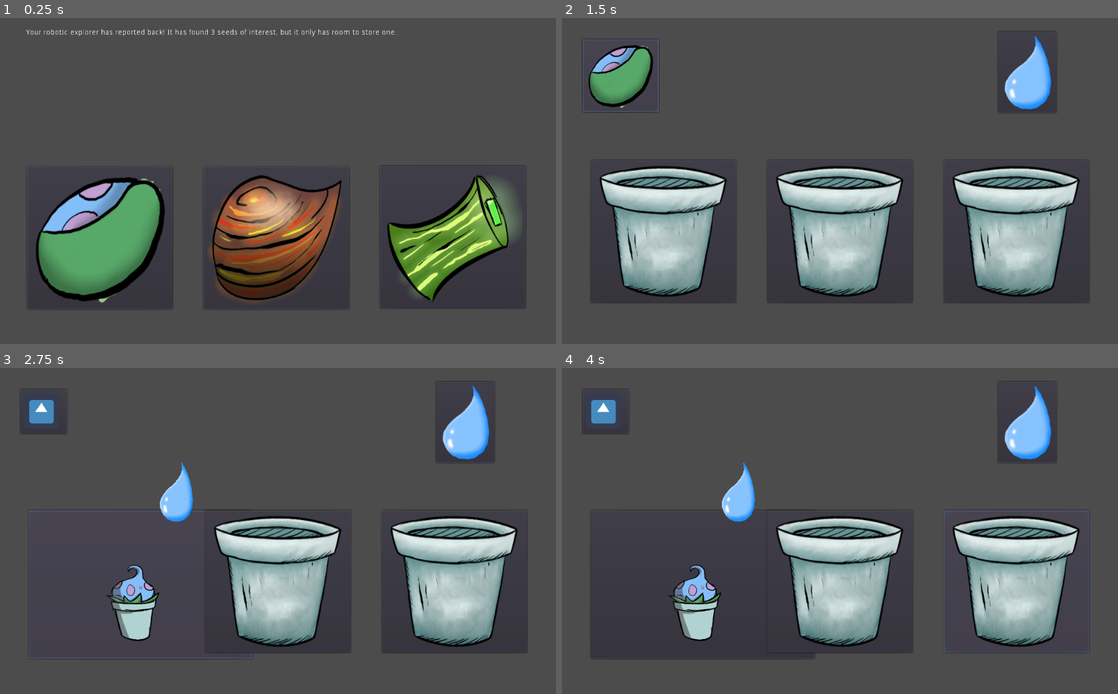
Above: before the commit, frames 1-4 (two rows, left to right).
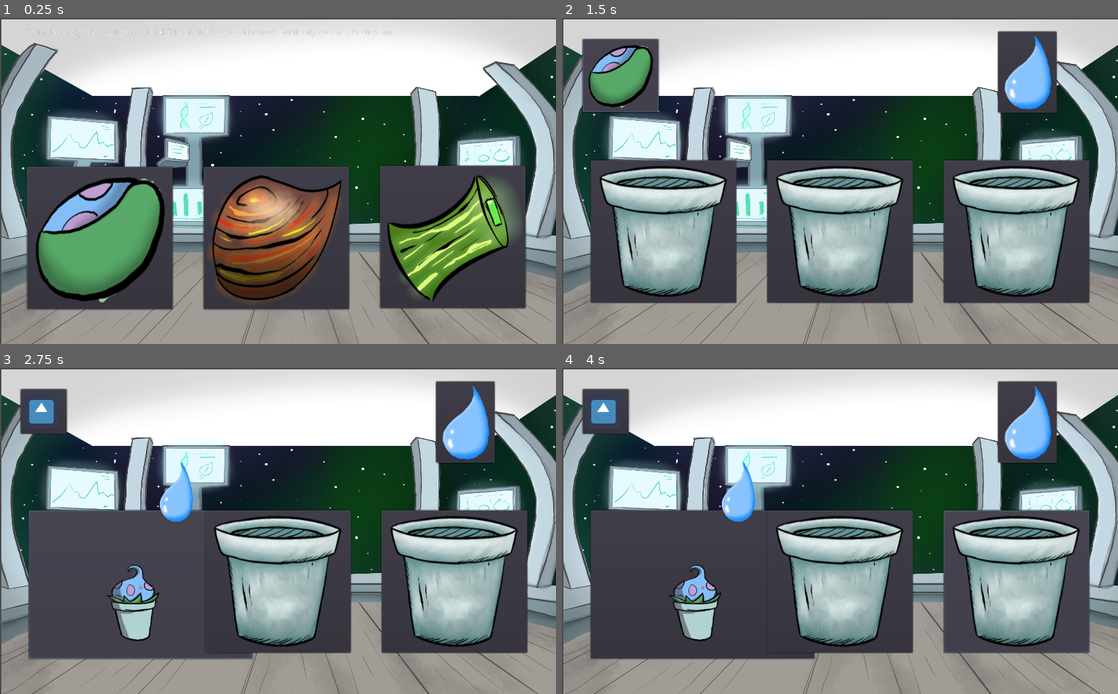
Above: after the commit, the same moments.

Repository: ArgosOfIthica/axil
Game: Godot game, scene res://Main.tscn
The game is run twice, just before and just after one commit, with the same random seed, the same clock (stepped at 60 frames per second) and the same inputs. The engine's default icon, where the game draws it, is replaced by a stand-in: a white triangle on a blue panel in a dark square.
Inputs (mouse positions are in pixels of both pictures, inside the frame that each line leads up to):
- Up to frame 1 (0.25 s): no input
- Up to frame 2 (1.5 s): click (662, 239) at 0.5 s; click (623, 76) at 1.25 s
- Up to frame 3 (2.75 s): click (100, 583) at 2 s
- Up to frame 4 (4 s): click (840, 583) at 2.75 s; click (1017, 583) at 3.5 s

The runs differ from the first frame. In frame 1, 64% of the frame differs, in the area x 0-100%, y 0-100%; in frame 2, 58%; in frame 3, 56%; in frame 4, 56%.

Commit message:
added background cg and music

Diff:
--- a/Main.tscn
+++ b/Main.tscn
@@ -1,10 +1,12 @@
-[gd_scene load_steps=6 format=2]
+[gd_scene load_steps=8 format=2]
 
 [ext_resource path="res://Main.gd" type="Script" id=1]
 [ext_resource path="res://Choose.tscn" type="PackedScene" id=2]
 [ext_resource path="res://Spaceship.tscn" type="PackedScene" id=3]
 [ext_resource path="res://assets/shitwater.png" type="Texture" id=4]
 [ext_resource path="res://assets/Test Resolutions/shitwater96x143.png" type="Texture" id=5]
+[ext_resource path="res://assets/Main_Screen_BG.png" type="Texture" id=6]
+[ext_resource path="res://assets/Audio/Podington_Bear_-_09_-_Leafeaters.wav" type="AudioStream" id=7]
 
 [node name="Main" type="Node2D"]
 script = ExtResource( 1 )
@@ -40,6 +42,17 @@
 margin_right = 908.0
 margin_bottom = 212.0
 icon = ExtResource( 5 )
+
+[node name="ParallaxBackground" type="ParallaxBackground" parent="Spaceship"]
+
+[node name="Main_Screen_BG" type="Sprite" parent="Spaceship/ParallaxBackground"]
+position = Vector2( 516.54, 301.221 )
+scale = Vector2( 0.535832, 0.46601 )
+texture = ExtResource( 6 )
+
+[node name="AudioStreamPlayer" type="AudioStreamPlayer" parent="Spaceship"]
+stream = ExtResource( 7 )
+autoplay = true
 [connection signal="kill_choose_plant_1" from="Choose" to="." method="_on_Choose_kill_choose_plant_1"]
 [connection signal="kill_choose_plant_2" from="Choose" to="." method="_on_Choose_kill_choose_plant_2"]
 [connection signal="kill_choose_plant_3" from="Choose" to="." method="_on_Choose_kill_choose_plant_3"]
Not shown, added: assets/Audio/Podington_Bear_-_09_-_Leafeaters.wav.import
Binary file added: assets/Main_Screen_BG.png
Not shown, added: assets/Main_Screen_BG.png.import
Not shown, added: assets/Audio/Podington_Bear_-_09_-_Leafeaters.mp3
Not shown, added: assets/Audio/Podington_Bear_-_09_-_Leafeaters.wav
